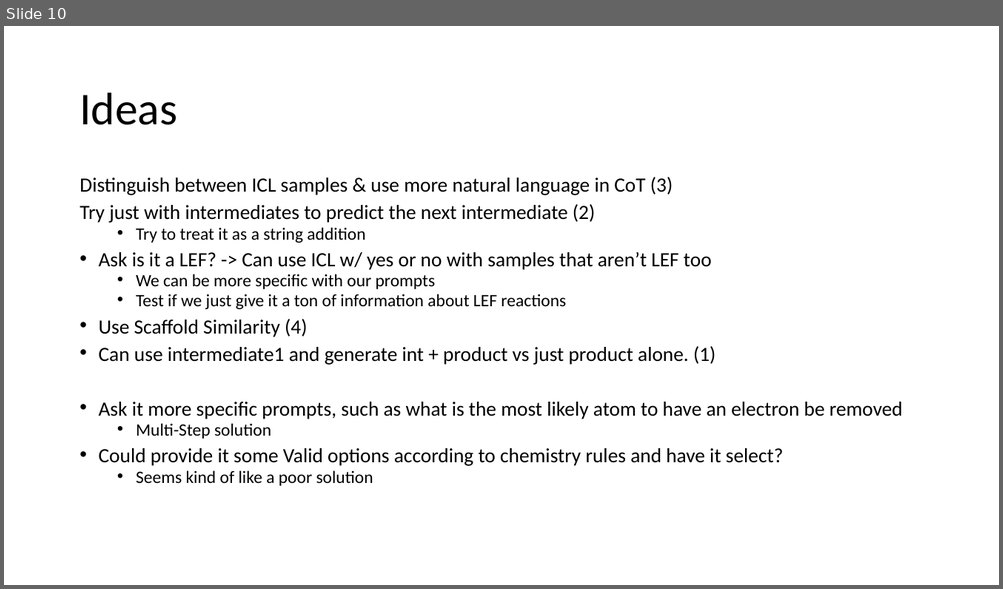
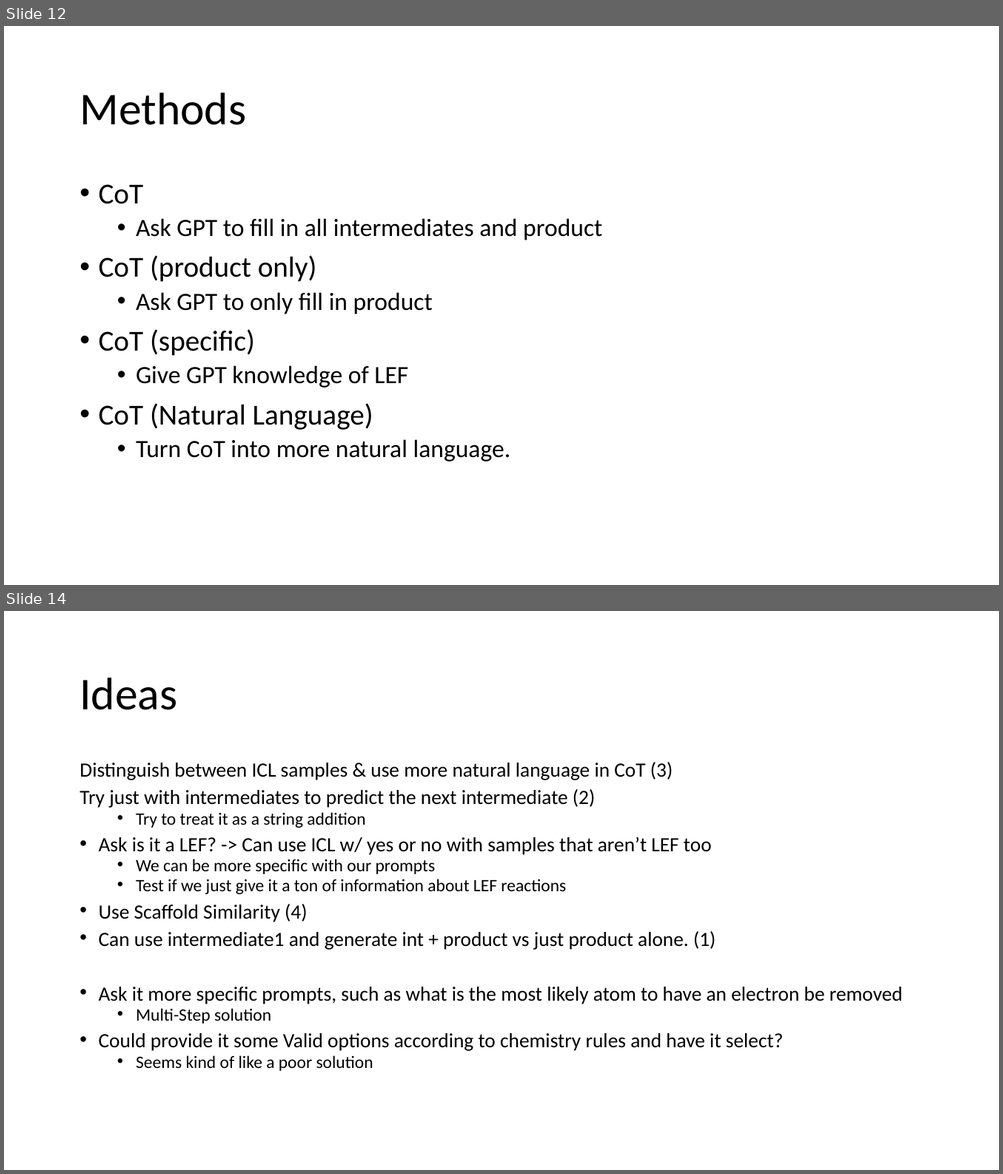
Before and after one commit to JohnDLee/ChemistryPE, a slide deck: pptx/7-21-2023.pptx. Shown one above the other, each under a label of ours: slide 10 before the commit, slides 12 and 14 after it; the slides between them are not shown. The pictures are 1003x589 and 1003x1174 pixels, drawn with LibreOffice and Linux fonts; fonts in the diff are those of the drawing. Boxes give left, top, right and bottom in pixels: in the first picture for what was removed or moved away, otherwise in the second. Text is boxed around its words. In the diff, an @@ line names an element or a change of style, - is before the commit and + after.

```diff
--- a/pptx/7-21-2023.pptx
+++ b/pptx/7-21-2023.pptx
@@ slide 12 added at (x1=4, y1=26, x2=999, y2=585), background #FFFFFF @@
@@ title added at (x1=79, y1=93, x2=246, y2=125), 44 pt, text #000000 @@
+Methods
@@ text added at (x1=99, y1=184, x2=602, y2=462), 24 pt, text #000000 @@
+• CoT
+  • Ask GPT to fill in all intermediates and product
+• CoT (product only)
+  • Ask GPT to only fill in product
+• CoT (specific)
+  • Give GPT knowledge of LEF
+• CoT (Natural Language)
+  • Turn CoT into more natural language.
@@ what was slide 10 is now slide 14 @@
```
Also in this commit, not shown: 3 slides changed, 8 other slides added, 5 slides removed, 42 other files.
